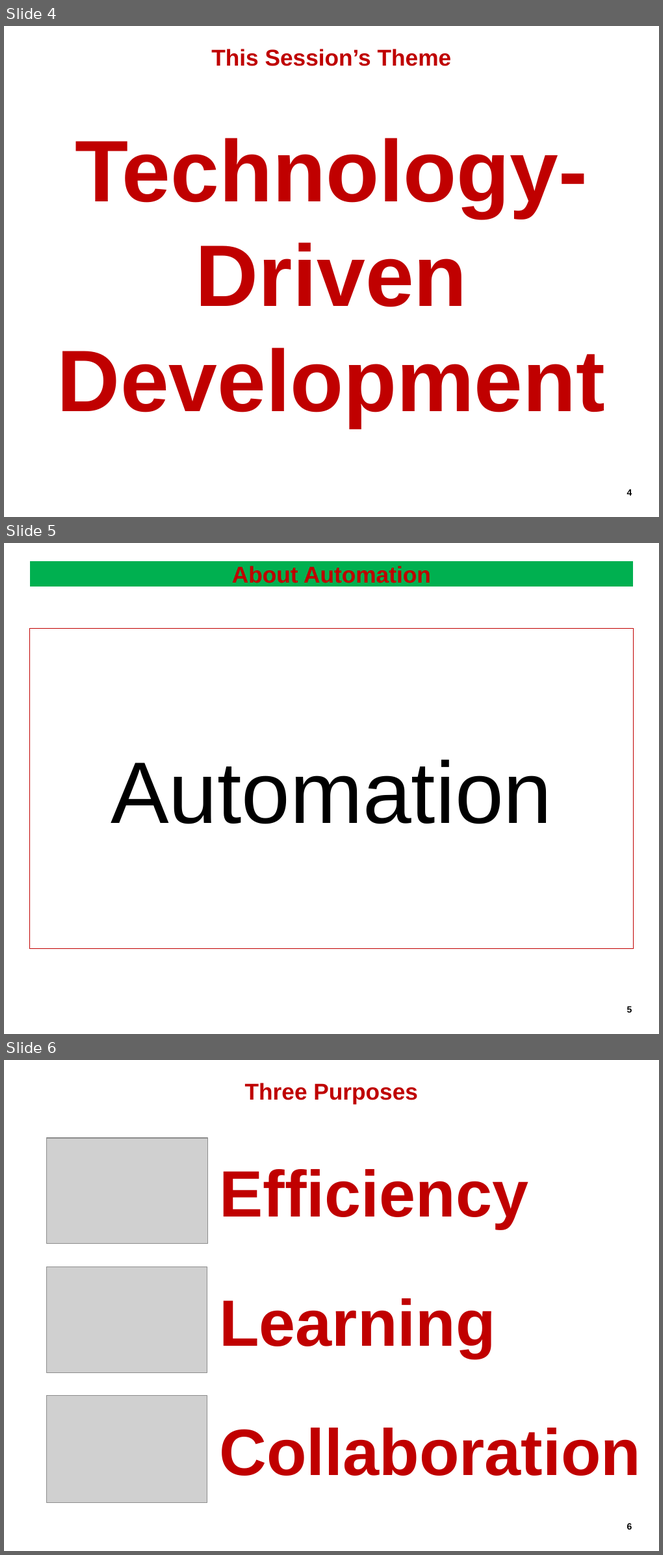
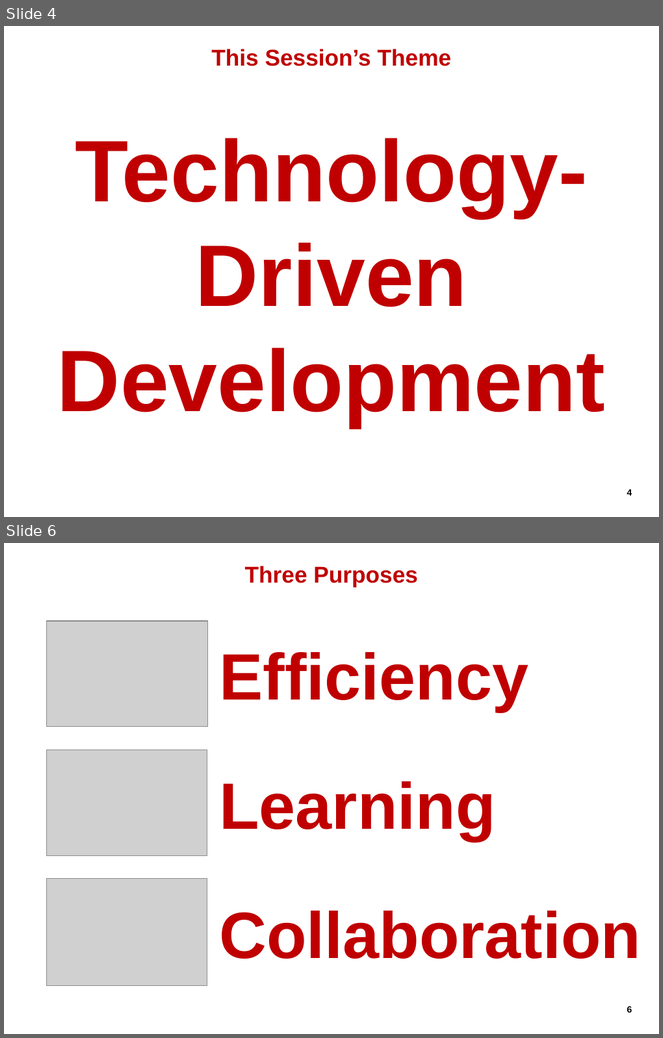
Before and after one commit to hageyahhoo/agile2014, a slide deck: presentations/TechnologyDrivenDevelopment.pptx. Shown one above the other, each under a label of ours: slides 4, 5 and 6 before the commit, slides 4 and 6 after it; the slides between them are not shown. The pictures are 663x1555 and 663x1038 pixels, drawn with LibreOffice and Linux fonts; fonts in the diff are those of the drawing; grey boxes stand for pictures; background and template pictures are left out. Boxes give left, top, right and bottom in pixels: in the first picture for what was removed or moved away, otherwise in the second. Text is boxed around its words. In the diff, an @@ line names an element or a change of style, - is before the commit and + after.

```diff
--- a/presentations/TechnologyDrivenDevelopment.pptx
+++ b/presentations/TechnologyDrivenDevelopment.pptx
@@ slide 5 removed at box(4, 543, 659, 1034), background #FFFFFF; not listed: 1 template element that a slide beside it also shows @@
@@ title removed at box(29, 561, 633, 587) @@
-About Automation
@@ rectangle removed at box(29, 628, 633, 949) @@
-Automation
```
Also in this commit, not shown: 2 slides changed, 6 slides added, 2 other slides removed.
